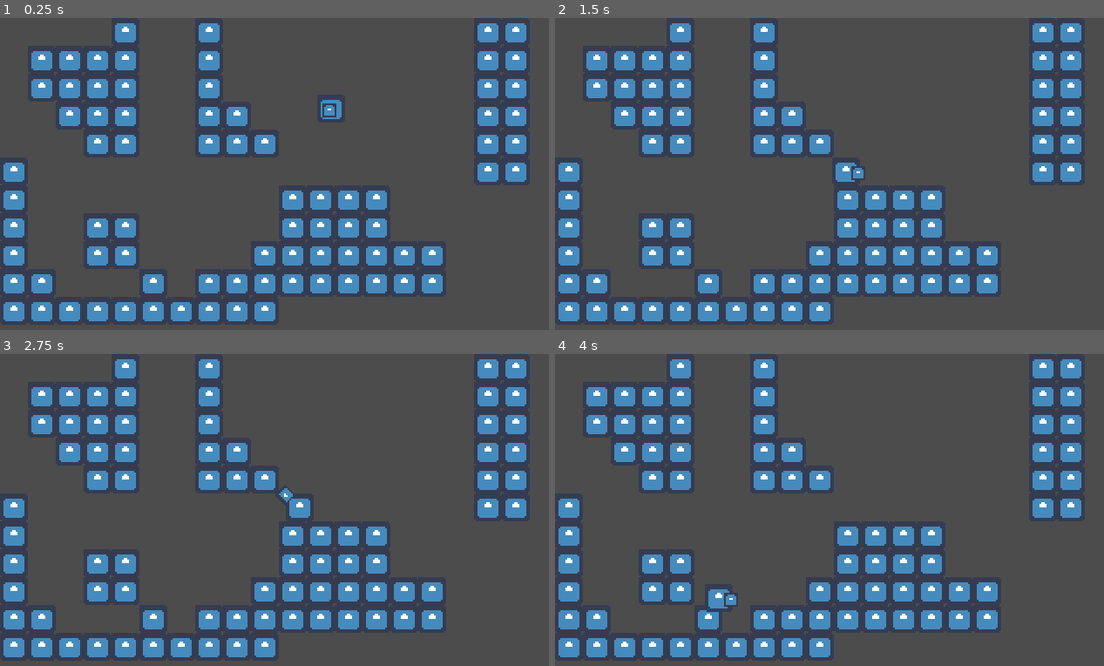
Above: before the commit, frames 1-4 (two rows, left to right).
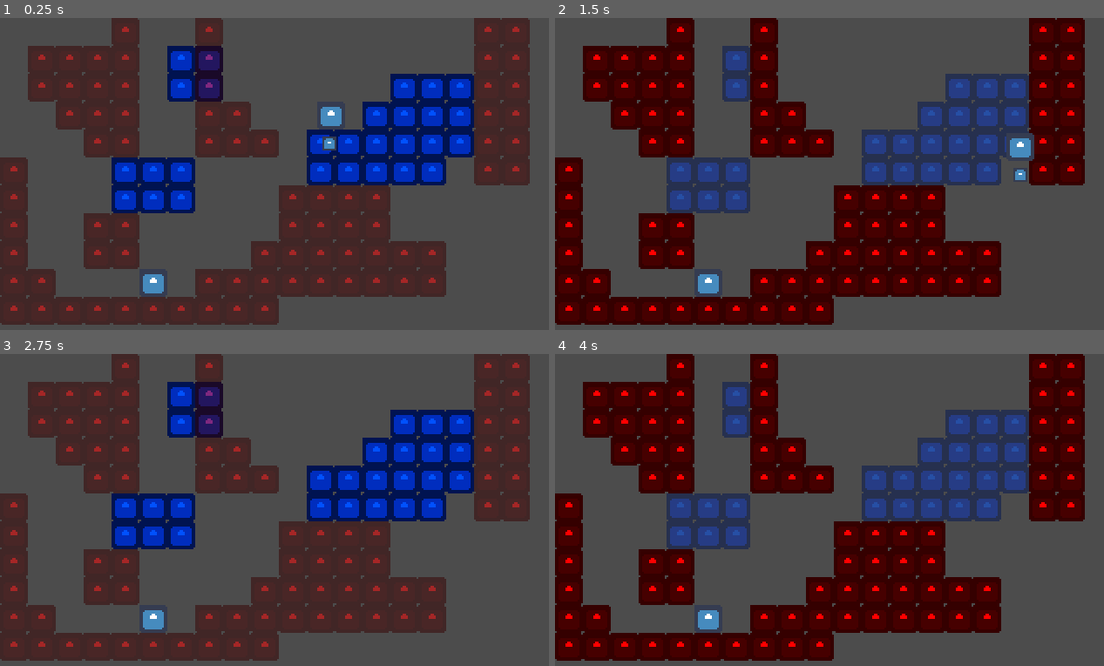
Above: after the commit, the same moments.

Repository: jakubtomsu/mini-jam-117
Game: Godot game, scene res://test1.tscn
Same seed, same stepped clock (60 frames per second), same inputs: the game is played once before the commit and once after it. The engine's default icon, where the game draws it, is replaced by a stand-in: a white triangle on a blue panel in a dark square.
Inputs:
- Up to frame 1 (0.25 s): no input
- Up to frame 2 (1.5 s): hold R 0.53-1.28 s; hold Right (player_right) from 0.53 s (still down); tap Space (player_shoot) at 0.6 s; tap Up (player_up) at 0.77, 1.07 s; tap R at 1.35 s
- Up to frame 3 (2.75 s): tap Up (player_up) at 1.52, 1.55, 1.82 s; release Right (player_right) at 2.03 s; hold Left (player_left) from 2.03 s (still down); hold Up (player_up) from 2.03 s (still down); tap Space (player_shoot) at 2.3 s
- Up to frame 4 (4 s): release Left (player_left) at 2.78 s; release Up (player_up) at 2.78 s; hold Right (player_right) from 2.78 s (still down); tap Space (player_shoot) at 2.85 s; tap Up (player_up) at 3.02, 3.32, 3.77, 3.8 s; tap R at 3.05 s; hold R from 3.53 s (still down)

The runs differ from the first frame. In frame 1, 47% of the frame differs, in the area x 0-97%, y 0-99%; in frame 2, 47%; in frame 3, 47%; in frame 4, 47%.

Commit message:
Switching platforms test

Diff:
--- a/Level.gd
+++ b/Level.gd
@@ -1,10 +1,14 @@
 extends Node2D
 
 onready var player = $Player
+onready var platforms_a = $PlatformsA
+onready var platforms_b = $PlatformsB
+var is_using_platforms_a = false
 
 # Called when the node enters the scene tree for the first time.
 func _ready():
 	print("[Level] player:", player)
+	switch_platforms()
 
 
 # Called every frame. 'delta' is the elapsed time since the previous frame.
@@ -15,3 +19,16 @@
 
 func restart():
 	get_tree().reload_current_scene()
+
+func switch_platforms():
+	platforms_a.set_collision_layer_bit(0, is_using_platforms_a)
+	platforms_a.set_collision_mask_bit(0, is_using_platforms_a)
+	# platforms_a.visible = is_using_platforms_a
+	platforms_a.modulate.a = 1.0 if is_using_platforms_a else 0.5
+
+	platforms_b.set_collision_layer_bit(0, !is_using_platforms_a)
+	platforms_b.set_collision_mask_bit(0, !is_using_platforms_a)
+	# platforms_b.visible = !is_using_platforms_a
+	platforms_b.modulate.a = 1.0 if !is_using_platforms_a else 0.5
+
+	is_using_platforms_a = !is_using_platforms_a
--- a/Player.gd
+++ b/Player.gd
@@ -1,51 +1,55 @@
-extends RigidBody2D
+extends KinematicBody2D
 
-export var max_ammo: int = 5
-export var ammo: int = max_ammo
-const SHOT_FORCE: float = 550.0
-const GUN_DIST: float = 30.0
-onready var gun = $Gun
+onready var level = get_parent()
+var speed = Vector2(500, 1000)
+var gravity = 2500
+var friction = 0.2
+var air_friction = 0.04
+var acceleration = 0.1
+var velocity = Vector2.ZERO
+var ammo = MAX_AMMO
+const MAX_AMMO = 3
 
 
-# Called when the node enters the scene tree for the first time.
-func _ready():
-	pass
+func _physics_process(delta: float) -> void:
+	if is_on_floor():
+		ammo = MAX_AMMO
+
+	var dir = get_direction()
+	var is_jump_interupted = Input.is_action_just_released("jump") and velocity.y < 0.0
+	velocity = calculate_velocity(velocity, dir, is_jump_interupted, speed, delta)
+	velocity = move_and_slide(velocity, Vector2.UP)
 
 
-# Called every frame. 'delta' is the elapsed time since the previous frame.
-func _process(delta):
-	var dir = Vector2.ZERO
-	if Input.is_action_pressed("player_left"):
-		dir += Vector2.LEFT
-	if Input.is_action_pressed("player_right"):
-		dir += Vector2.RIGHT
-	if Input.is_action_pressed("player_up"):
-		dir += Vector2.UP
-	if Input.is_action_pressed("player_down"):
-		dir += Vector2.DOWN
+func get_direction():
+	var result: Vector2
+	result.x = Input.get_action_strength("player_right") - Input.get_action_strength("player_left")
 
-	var ndir = dir.normalized()
+	if ammo > 0 && Input.is_action_just_pressed("player_shoot"):
+		result += Vector2.UP
+		ammo -= 1
+		level.switch_platforms()
 
-	if dir.length() > 0.05 && Input.is_action_just_released("player_shoot"):
-		shoot(ndir)
-
-	if Input.is_key_pressed(KEY_R):
-		reload()
-
-	gun.position = dir * GUN_DIST
-	gun.rotation = ndir.angle()
+	return result
 
 
-func shoot(dir):
-	if ammo > 0:
-		linear_velocity = -dir * SHOT_FORCE
-		ammo -= 1
+func calculate_velocity(curVelocity, dir, is_jump_interupted, speed, delta):
+	var out = Vector2.ZERO
 
+	if dir.x != 0:
+		out.x = lerp(curVelocity.x, dir.x * speed.x, acceleration)
+	else:
+		out.x = lerp(curVelocity.x, 0, friction if is_on_floor() else air_friction)
 
-func reload():
-	ammo = max_ammo
+	if(dir.y == -1.0): # Jumping
+		out.y = dir.y * speed.y
+	else: # Falling
+		out.y = curVelocity.y + (gravity * delta)
+
+	if(is_jump_interupted): # jump key release
+		out.y = 0.0 + (gravity * delta)
+
+	return out
 
 func kill():
-	print("[Player] kill")
-	get_parent().restart()
-	pass
+	level.restart()
--- a/Player.tscn
+++ b/Player.tscn
@@ -1,25 +1,11 @@
-[gd_scene load_steps=6 format=2]
+[gd_scene load_steps=4 format=2]
 
 [ext_resource path="res://Player.gd" type="Script" id=1]
 [ext_resource path="res://icon.png" type="Texture" id=2]
 
-[sub_resource type="PhysicsMaterial" id=2]
-friction = 0.6
-bounce = 0.07
-
 [sub_resource type="RectangleShape2D" id=1]
 
-[sub_resource type="CapsuleShape2D" id=3]
-radius = 14.5149
-height = 27.964
-
-[node name="Player" type="RigidBody2D"]
-mode = 2
-physics_material_override = SubResource( 2 )
-gravity_scale = 7.0
-continuous_cd = 2
-can_sleep = false
-linear_damp = 1.0
+[node name="Player" type="KinematicBody2D"]
 script = ExtResource( 1 )
 
 [node name="CollisionShape2D" type="CollisionShape2D" parent="."]
@@ -33,16 +19,7 @@
 centered = false
 
 [node name="Gun" type="Sprite" parent="."]
-position = Vector2( 91, 1 )
+position = Vector2( 0, 61 )
 scale = Vector2( 0.5, 0.5 )
 z_index = 11
 texture = ExtResource( 2 )
-
-[node name="Area2D" type="Area2D" parent="Gun"]
-position = Vector2( 76, 0 )
-rotation = 1.5708
-scale = Vector2( 2.618, 2.437 )
-
-[node name="CollisionShape2D" type="CollisionShape2D" parent="Gun/Area2D"]
-position = Vector2( 2.38419e-07, 5.74477 )
-shape = SubResource( 3 )
--- a/test1.tscn
+++ b/test1.tscn
@@ -8,7 +8,15 @@
 [node name="Node2D" type="Node2D"]
 script = ExtResource( 4 )
 
-[node name="TileMap" type="TileMap" parent="."]
+[node name="PlatformsB" type="TileMap" parent="."]
+modulate = Color( 0, 0.321569, 1, 1 )
+tile_set = ExtResource( 1 )
+collision_friction = 0.8
+format = 1
+tile_data = PoolIntArray( 65542, 0, 0, 65543, 0, 0, 131078, 0, 0, 131079, 0, 0, 131086, 0, 0, 131087, 0, 0, 131088, 0, 0, 196621, 0, 0, 196622, 0, 0, 196623, 0, 0, 196624, 0, 0, 262155, 0, 0, 262156, 0, 0, 262157, 0, 0, 262158, 0, 0, 262159, 0, 0, 262160, 0, 0, 327684, 0, 0, 327685, 0, 0, 327686, 0, 0, 327691, 0, 0, 327692, 0, 0, 327693, 0, 0, 327694, 0, 0, 327695, 0, 0, 393220, 0, 0, 393221, 0, 0, 393222, 0, 0 )
+
+[node name="PlatformsA" type="TileMap" parent="."]
+modulate = Color( 1, 0, 0, 1 )
 tile_set = ExtResource( 1 )
 collision_friction = 0.8
 format = 1
